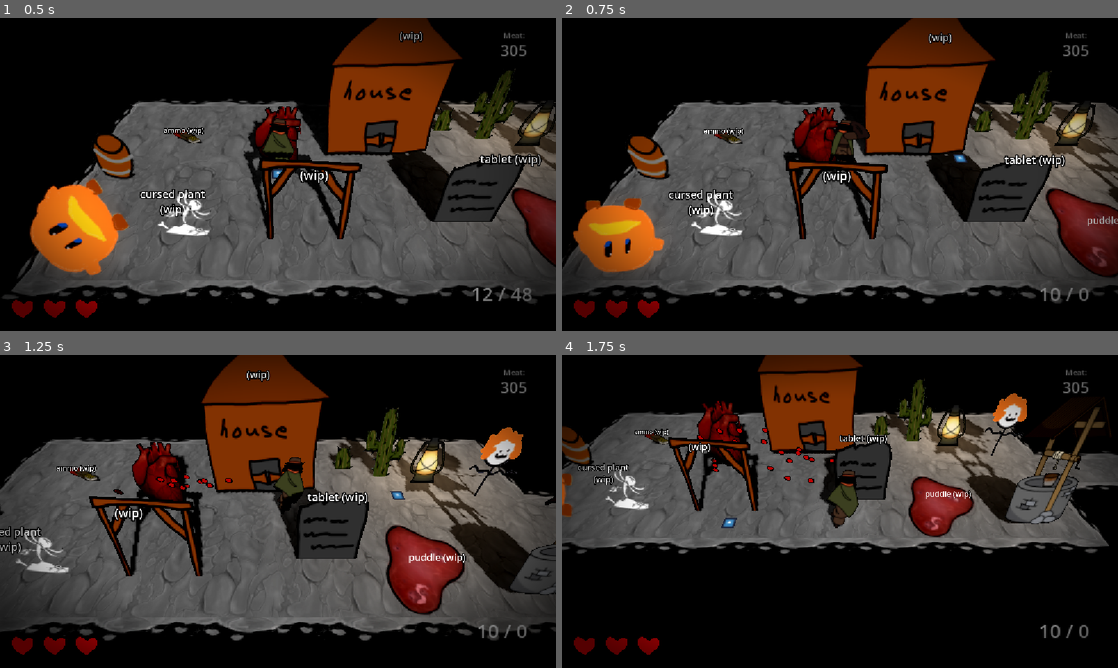
Above: before the commit, frames 1-4 (two rows, left to right).
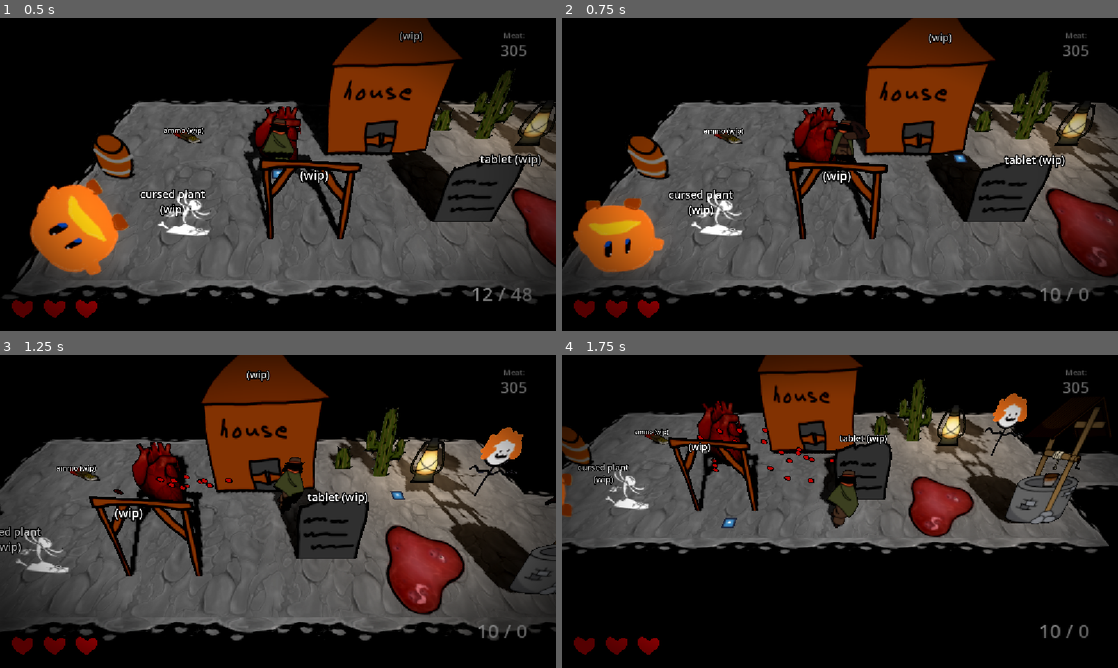
Above: after the commit, the same moments.

Repository: gmuGADIG/DEADSHOT
Game: Godot game, scene res://test_scenes/prop_demo.tscn
Two runs of this game, one before a commit and one after it. Both use one fixed random seed, a clock stepped at 60 frames per second and the inputs below. This scene is started directly instead of the project's main scene. The engine's default icon, where the game draws it, is replaced by a stand-in: a white triangle on a blue panel in a dark square. Sound files missing from this copy of the repository are replaced by a short silence.
Inputs (mouse positions are in pixels of both pictures, inside the frame that each line leads up to):
- Up to frame 1 (0.5 s): no input
- Up to frame 2 (0.75 s): move the mouse to (962, 158) at 0.52 s; press the mouse at (962, 158) at 0.53 s; hold D (move_right) from 0.53 s (still down)
- Up to frame 3 (1.25 s): keep holding D (move_right)
- Up to frame 4 (1.75 s): move the mouse to (728, 527) at 1.27 s; release D (move_right) at 1.28 s; release the mouse at (728, 527) at 1.28 s; hold S (move_down) from 1.28 s (still down); tap E (interact) at 1.35 s

Frame 1 is identical in both runs. In frame 2, less than 0.1% of the frame differs, in the area x 94-100%, y 63-67%; in frame 3, 0.1%, in the area x 73-84%, y 63-67%; in frame 4, less than 0.1%.

Commit message:
Removed puddle comment

Diff:
--- a/world/interactables/puddle/puddle.tscn
+++ b/world/interactables/puddle/puddle.tscn
@@ -1,8 +1,7 @@
-[gd_scene load_steps=5 format=3 uid="uid://3o8nbg2v248a"]
+[gd_scene load_steps=4 format=3 uid="uid://3o8nbg2v248a"]
 
 [ext_resource type="Script" uid="uid://bpfbqraltsta0" path="res://world/interactables/puddle/puddle.gd" id="1_2gbto"]
 [ext_resource type="Texture2D" uid="uid://c7nn1cepv4i3w" path="res://world/interactables/puddle/Mass_Puddle.png" id="2_6unbr"]
-[ext_resource type="PackedScene" uid="uid://0ndhmibsve8k" path="res://world/comment/comment.tscn" id="3_6unbr"]
 
 [sub_resource type="ConvexPolygonShape3D" id="ConvexPolygonShape3D_6unbr"]
 points = PackedVector3Array(-1.015, 0, -1.265, -0.5, 0, -1.77, 1.545, 0, -0.78, 1.525, 0, 0.11, -0.405, 0, 1.74, -1.565, 0, 0.7, -1.21, 0, 1.5, -1.015, 0.155, -1.265, -0.5, 0.155, -1.77, 1.545, 0.155, -0.78, -0.405, 0.155, 1.74, 1.525, 0.155, 0.11, -1.565, 0.155, 0.7, -1.21, 0.155, 1.5)
@@ -24,9 +23,6 @@
 unique_name_in_owner = true
 one_shot = true
 
-[node name="Comment" parent="." instance=ExtResource("3_6unbr")]
-text = "puddle (wip)"
-
 [connection signal="body_entered" from="." to="." method="_on_body_entered"]
 [connection signal="body_exited" from="." to="." method="_on_body_exited"]
 [connection signal="timeout" from="DamageTimer" to="." method="_on_damage_timer_timeout"]
